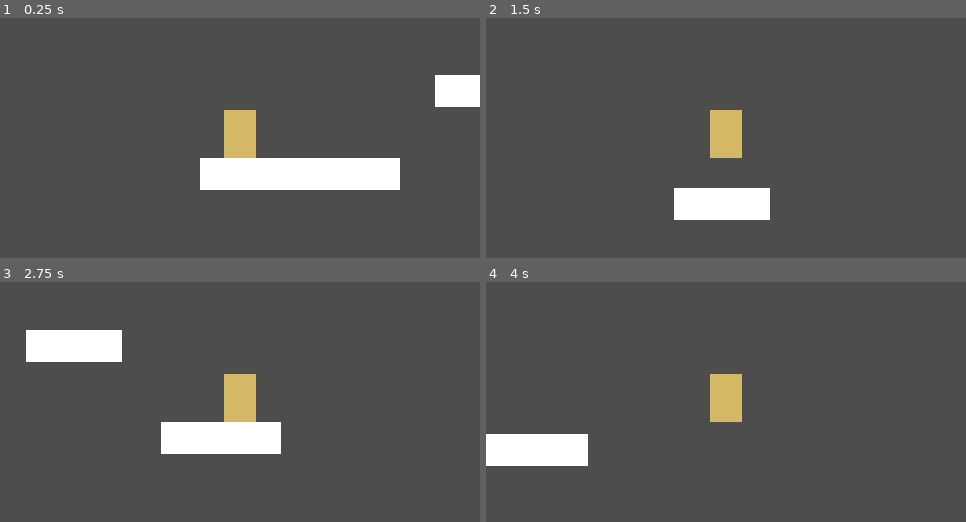
Above: before the commit, frames 1-4 (two rows, left to right).
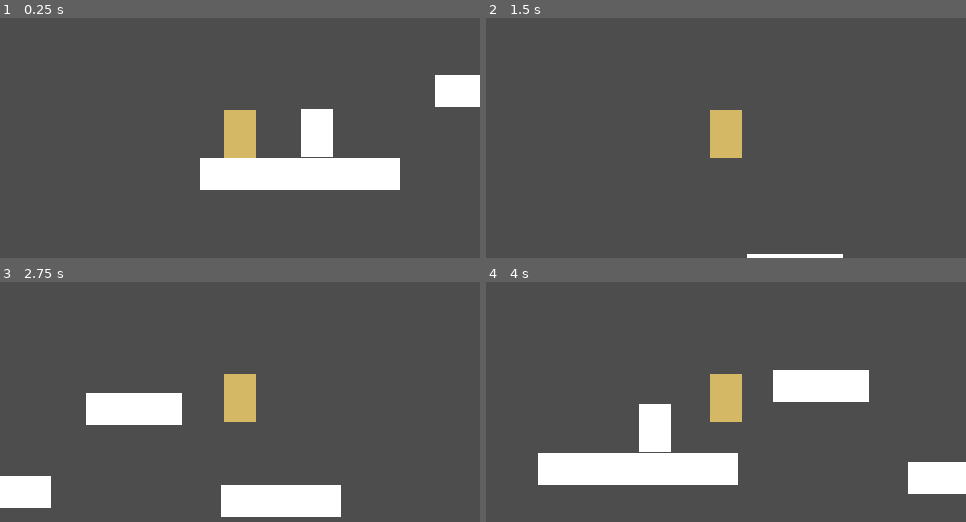
Above: after the commit, the same moments.

Repository: walle1911/DoomFist-2D
Game: Godot game, scene res://scenes/levels/rooms/Room_03_Uppercut.tscn
The game is run twice, just before and just after one commit, with the same random seed, the same clock (stepped at 60 frames per second) and the same inputs. The project has no main scene, so this scene is started directly.
Inputs:
- Up to frame 1 (0.25 s): no input
- Up to frame 2 (1.5 s): tap Enter at 0.5 s; hold D (move_right) from 0.53 s (still down); tap J (punch, bound only after the commit) at 0.6 s; tap Space (jump) at 0.77, 0.8, 1.07, 1.35 s
- Up to frame 3 (2.75 s): tap Space (jump) at 1.52, 1.82, 2.3 s; tap J (punch, bound only after the commit) at 1.55, 2.1 s; release D (move_right) at 2.03 s; hold A (move_left) from 2.03 s (still down)
- Up to frame 4 (4 s): release A (move_left) at 2.78 s; hold D (move_right) from 2.78 s (still down); tap J (punch, bound only after the commit) at 2.85 s; tap Space (jump) at 3.02, 3.32, 3.6, 3.77 s

The runs differ from the first frame. In frame 1, 1.3% of the frame differs, in the area x 62-70%, y 37-58%; in frame 2, 3.0%; in frame 3, 13%, in the area x 0-72%, y 20-98%; in frame 4, 13%.

Commit message:
Add charged punch breakable wall

Diff:
--- a/project.godot
+++ b/project.godot
@@ -43,6 +43,12 @@
 "events": [Object(InputEventKey,"resource_local_to_scene":false,"resource_name":"","device":-1,"window_id":0,"alt_press …(192 unchanged characters)…
 ]
 }
+punch={
+"deadzone": 0.2,
+"events": [Object(InputEventKey,"resource_local_to_scene":false,"resource_name":"","device":-1,"window_id":0,"alt_pressed":false,"shift_pressed":false,"ctrl_pressed":false,"meta_pressed":false,"pressed":false,"keycode":0,"physical_keycode":74,"key_label":0,"unicode":106,"location":0,"echo":false,"script":null)
+, Object(InputEventMouseButton,"resource_local_to_scene":false,"resource_name":"","device":-1,"window_id":0,"alt_pressed":false,"shift_pressed":false,"ctrl_pressed":false,"meta_pressed":false,"button_mask":0,"position":Vector2(0, 0),"global_position":Vector2(0, 0),"factor":1.0,"button_index":2,"canceled":false,"pressed":false,"double_click":false,"script":null)
+]
+}
 
 [physics]
 
--- a/scenes/levels/rooms/Room_03_Uppercut.tscn
+++ b/scenes/levels/rooms/Room_03_Uppercut.tscn
@@ -4,6 +4,8 @@
 [ext_resource type="PackedScene" uid="uid://sb870pah3x7m" path="res://scenes/player/Player.tscn" id="2_m0fkh"]
 [ext_resource type="PackedScene" uid="uid://bkbwwqtml01f2" path="res://scenes/objects/KillZone.tscn" id="3_wirro"]
 [ext_resource type="Script" uid="uid://c3v8o31lkynad" path="res://scripts/objects/KillZone.gd" id="4_jkcq7"]
+[ext_resource type="PackedScene" uid="uid://beklxl0kgkpl4" path="res://scenes/objects/BreakableWall.tscn" id="5_m0fkh"]
+[ext_resource type="Script" uid="uid://ecq6earahjf7" path="res://scripts/objects/BreakableWall.gd" id="6_wirro"]
 
 [sub_resource type="RectangleShape2D" id="RectangleShape2D_mwytc"]
 size = Vector2(200, 32)
@@ -50,8 +52,11 @@
 
 [node name="Player" parent="." unique_id=14284688 instance=ExtResource("2_m0fkh")]
 position = Vector2(40, 180)
-move_speed = 300.0
 
 [node name="KillZone" parent="." unique_id=575578226 instance=ExtResource("3_wirro")]
 position = Vector2(240, 330)
 script = ExtResource("4_jkcq7")
+
+[node name="BreakableWall" parent="." unique_id=2049419812 instance=ExtResource("5_m0fkh")]
+position = Vector2(117, 189)
+script = ExtResource("6_wirro")
--- a/scenes/objects/BreakableWall.tscn
+++ b/scenes/objects/BreakableWall.tscn
@@ -1,3 +1,12 @@
 [gd_scene format=3 uid="uid://beklxl0kgkpl4"]
 
-[node name="BreakableWall" type="Node2D" unique_id=249099063]
+[sub_resource type="RectangleShape2D" id="RectangleShape2D_giyvh"]
+size = Vector2(32, 48)
+
+[node name="BreakableWall" type="StaticBody2D" unique_id=2049419812 groups=["breakable_wall"]]
+
+[node name="CollisionShape2D" type="CollisionShape2D" parent="." unique_id=111101471]
+shape = SubResource("RectangleShape2D_giyvh")
+
+[node name="Polygon2D" type="Polygon2D" parent="." unique_id=742469904]
+polygon = PackedVector2Array(-16, -24, 16, -24, 16, 24, -16, 24)
--- a/scenes/player/Player.tscn
+++ b/scenes/player/Player.tscn
@@ -8,6 +8,7 @@
 [node name="Player" type="CharacterBody2D" unique_id=14284688]
 script = ExtResource("1_wr5hl")
 move_speed = 300.0
+uppercut_velocity = -600.0
 
 [node name="CollisionShape2D" type="CollisionShape2D" parent="." unique_id=1634614184]
 shape = SubResource("RectangleShape2D_o8nba")
--- a/scripts/objects/BreakableWall.gd
+++ b/scripts/objects/BreakableWall.gd
@@ -1,11 +1,4 @@
-extends Node
+extends StaticBody2D
 
-
-# Called when the node enters the scene tree for the first time.
-func _ready() -> void:
-	pass # Replace with function body.
-
-
-# Called every frame. 'delta' is the elapsed time since the previous frame.
-func _process(delta: float) -> void:
-	pass
+func break_wall() -> void:
+	queue_free()
--- a/scripts/objects/KillZone.gd
+++ b/scripts/objects/KillZone.gd
@@ -1,20 +1,10 @@
-#extends Node
-#
-#
-## Called when the node enters the scene tree for the first time.
-#func _ready() -> void:
-	#pass # Replace with function body.
-#
-#
-## Called every frame. 'delta' is the elapsed time since the previous frame.
-#func _process(delta: float) -> void:
-	#pass
 
 extends Area2D
 
 func _ready() -> void:
 	body_entered.connect(_on_body_entered)
 
+
 func _on_body_entered(body: Node) -> void:
 	if body.has_method("respawn"):
 		body.respawn()
--- a/scripts/player/PlayerController.gd
+++ b/scripts/player/PlayerController.gd
@@ -1,14 +1,14 @@
 extends CharacterBody2D
 
-const ACTION_MOVE_LEFT := "move_left"
-const ACTION_MOVE_RIGHT := "move_right"
-const ACTION_JUMP := "jump"
-const ACTION_RESTART := "restart"
+# =========================
+# 基础移动参数
+# =========================
 
 @export var move_speed: float = 120.0
 @export var ground_accel: float = 1200.0
 @export var ground_decel: float = 1600.0
 @export var air_accel: float = 840.0
+
 @export var jump_velocity: float = -520.0
 @export var gravity: float = 1800.0
 @export var max_fall_speed: float = 420.0
@@ -16,48 +16,118 @@
 @export var coyote_time: float = 0.08
 @export var jump_buffer_time: float = 0.10
 
-#上勾拳的垂直速度和水平位移速度的百分比
+
+# =========================
+# 上勾拳 / 二段跳
+# =========================
+
 @export var uppercut_velocity: float = -440.0
 @export var uppercut_horizontal_keep: float = 0.8
 
+var can_uppercut: bool = true
+
+
+# =========================
+# 冲刺重拳
+# =========================
+
+@export var punch_tap_threshold: float = 0.15
+@export var punch_full_charge_time: float = 0.45
+
+@export var punch_tap_speed: float = 500.0
+@export var punch_tap_duration: float = 0.16
+
+@export var punch_charge_speed: float = 560.0
+@export var punch_charge_duration: float = 0.20
+
+@export var punch_full_charge_speed: float = 620.0
+@export var punch_full_charge_duration: float = 0.22
+
+@export var punch_dash_gravity_scale: float = 0.35
+@export var punch_dash_exit_keep: float = 0.65
+
+var can_punch: bool = true
+var facing_direction: int = 1
+
+var punch_button_holding: bool = false
+var punch_hold_time: float = 0.0
+
+var is_punch_dashing: bool = false
+var punch_dash_direction: int = 1
+var punch_dash_time_left: float = 0.0
+var punch_current_speed: float = 0.0
+
+var punch_is_charged: bool = false
+var punch_is_full_charged: bool = false
+
+
+# =========================
+# 计时器 / 重生点
+# =========================
+
 var coyote_timer: float = 0.0
 var jump_buffer_timer: float = 0.0
 
 var spawn_position: Vector2
-var can_uppercut: bool = true			#是否能上勾拳
+
 
 func _ready() -> void:
 	spawn_position = global_position
-	#print("move_speed = ", move_speed)
-	#print("jump_velocity = ", jump_velocity)
-	#print("gravity = ", gravity)
+
 
 func _physics_process(delta: float) -> void:
-	if Input.is_action_just_pressed(ACTION_RESTART):
+	if Input.is_action_just_pressed("restart"):
 		respawn()
 
 	handle_timers(delta)
-	handle_horizontal_movement(delta)
-	handle_gravity(delta)
-	handle_jump()
+
+	if is_punch_dashing:
+		handle_punch_dash(delta)
+	else:
+		handle_punch_input(delta)
+
+		if is_punch_dashing:
+			handle_punch_dash(delta)
+		else:
+			handle_horizontal_movement(delta)
+			handle_gravity(delta)
+			handle_jump()
 
 	move_and_slide()
+	check_punch_collisions()
+
+
+# =========================
+# 计时器
+# =========================
 
 func handle_timers(delta: float) -> void:
 	if is_on_floor():
 		coyote_timer = coyote_time
 		can_uppercut = true
+		can_punch = true
 	else:
 		coyote_timer = max(coyote_timer - delta, 0.0)
 
-	if Input.is_action_just_pressed(ACTION_JUMP):
-		jump_buffer_timer = jump_buffer_time
+	# 冲刺阶段暂时不接收 Space 输入。
+	# 因为延冲机制已经搁置，冲刺中按 Space 不应该被缓存成上勾拳。
+	if Input.is_action_just_pressed("jump"):
+		if not is_punch_dashing:
+			jump_buffer_timer = jump_buffer_time
 	else:
 		jump_buffer_timer = max(jump_buffer_timer - delta, 0.0)
 
 
+# =========================
+# 基础移动
+# =========================
+
 func handle_horizontal_movement(delta: float) -> void:
-	var direction := get_horizontal_direction()
+	var direction := Input.get_axis("move_left", "move_right")
+
+	if direction != 0:
+		facing_direction = int(sign(direction))
+
 	var target_speed := direction * move_speed
 
 	var accel := ground_accel
@@ -67,6 +137,7 @@
 		accel = ground_decel
 
 	velocity.x = move_toward(velocity.x, target_speed, accel * delta)
+
 
 func handle_gravity(delta: float) -> void:
 	if not is_on_floor():
@@ -75,44 +146,148 @@
 	elif velocity.y > 0:
 		velocity.y = 0
 
+
+# =========================
+# 跳跃 / 上勾拳
+# =========================
+
 func handle_jump() -> void:
 	if jump_buffer_timer <= 0.0:
 		return
-	# 普通跳跃：在地面，或者刚离开地面的一小段土狼时间内
+
+	# 普通跳跃：站在地面，或者处于土狼时间内
 	if coyote_timer > 0.0:
 		velocity.y = jump_velocity
 		jump_buffer_timer = 0.0
 		coyote_timer = 0.0
 		return
-	# 上勾拳 / 二段跳：已经在空中，并且还有上勾拳次数
+
+	# 上勾拳 / 二段跳
 	if can_uppercut:
 		do_uppercut()
 		jump_buffer_timer = 0.0
 
-#上勾拳！
+
 func do_uppercut() -> void:
 	velocity.y = uppercut_velocity
 	velocity.x *= uppercut_horizontal_keep
 	can_uppercut = false
 
-func get_horizontal_direction() -> float:
-	var direction := Input.get_axis(ACTION_MOVE_LEFT, ACTION_MOVE_RIGHT)
-	if direction != 0.0:
-		return direction
-
-	var keyboard_direction := 0.0
-	if Input.is_key_pressed(KEY_A) or Input.is_key_pressed(KEY_LEFT):
-		keyboard_direction -= 1.0
-	if Input.is_key_pressed(KEY_D) or Input.is_key_pressed(KEY_RIGHT):
-		keyboard_direction += 1.0
-	return keyboard_direction
-
-#回到复活点
+
+# =========================
+# 冲刺重拳输入
+# =========================
+
+func handle_punch_input(delta: float) -> void:
+	if not can_punch:
+		return
+
+	if Input.is_action_just_pressed("punch"):
+		punch_button_holding = true
+		punch_hold_time = 0.0
+
+	if punch_button_holding:
+		punch_hold_time += delta
+
+	if Input.is_action_just_released("punch") and punch_button_holding:
+		punch_button_holding = false
+
+		if punch_hold_time < punch_tap_threshold:
+			start_punch_dash(false, false)
+		elif punch_hold_time >= punch_full_charge_time:
+			start_punch_dash(true, true)
+		else:
+			start_punch_dash(true, false)
+
+
+func start_punch_dash(is_charged: bool, is_full_charged: bool) -> void:
+	is_punch_dashing = true
+	punch_dash_direction = facing_direction
+
+	punch_is_charged = is_charged
+	punch_is_full_charged = is_full_charged
+
+	can_punch = false
+
+	if is_full_charged:
+		punch_current_speed = punch_full_charge_speed
+		punch_dash_time_left = punch_full_charge_duration
+	elif is_charged:
+		punch_current_speed = punch_charge_speed
+		punch_dash_time_left = punch_charge_duration
+	else:
+		punch_current_speed = punch_tap_speed
+		punch_dash_time_left = punch_tap_duration
+
+	# 冲刺开始时先拉平竖直速度，让重拳是直接水平打出去
+	velocity.y = 0.0
+	velocity.x = punch_dash_direction * punch_current_speed
+
+
+func handle_punch_dash(delta: float) -> void:
+	velocity.x = punch_dash_direction * punch_current_speed
+
+	# 冲刺阶段仍受弱重力影响，角色会轻微下垂
+	velocity.y += gravity * punch_dash_gravity_scale * delta
+	velocity.y = min(velocity.y, max_fall_speed)
+
+	punch_dash_time_left -= delta
+
+	if punch_dash_time_left <= 0.0:
+		end_punch_dash()
+
+
+func end_punch_dash() -> void:
+	is_punch_dashing = false
+
+	# 冲刺结束后保留一部分水平惯性，不要突然停死
+	velocity.x = punch_dash_direction * punch_current_speed * punch_dash_exit_keep
+
+
+# =========================
+# 冲刺碰撞检测
+# =========================
+
+func check_punch_collisions() -> void:
+	if not is_punch_dashing:
+		return
+
+	for i in range(get_slide_collision_count()):
+		var collision := get_slide_collision(i)
+		var collider := collision.get_collider()
+
+		if collider == null:
+			continue
+
+		if collider.is_in_group("breakable_wall"):
+			if punch_is_charged:
+				if collider.has_method("break_wall"):
+					collider.break_wall()
+			else:
+				end_punch_dash()
+
+
+# =========================
+# 检查点 / 重生
+# =========================
+
+func set_checkpoint(pos: Vector2) -> void:
+	spawn_position = pos
+
+
 func respawn() -> void:
 	global_position = spawn_position
 	velocity = Vector2.ZERO
+
 	can_uppercut = true
-
-#更新复活点
-func set_checkpoint(pos: Vector2) -> void:
-	spawn_position = pos
+	can_punch = true
+
+	punch_button_holding = false
+	punch_hold_time = 0.0
+
+	is_punch_dashing = false
+	punch_dash_time_left = 0.0
+	punch_current_speed = 0.0
+
+	punch_is_charged = false
+	punch_is_full_charged = false
